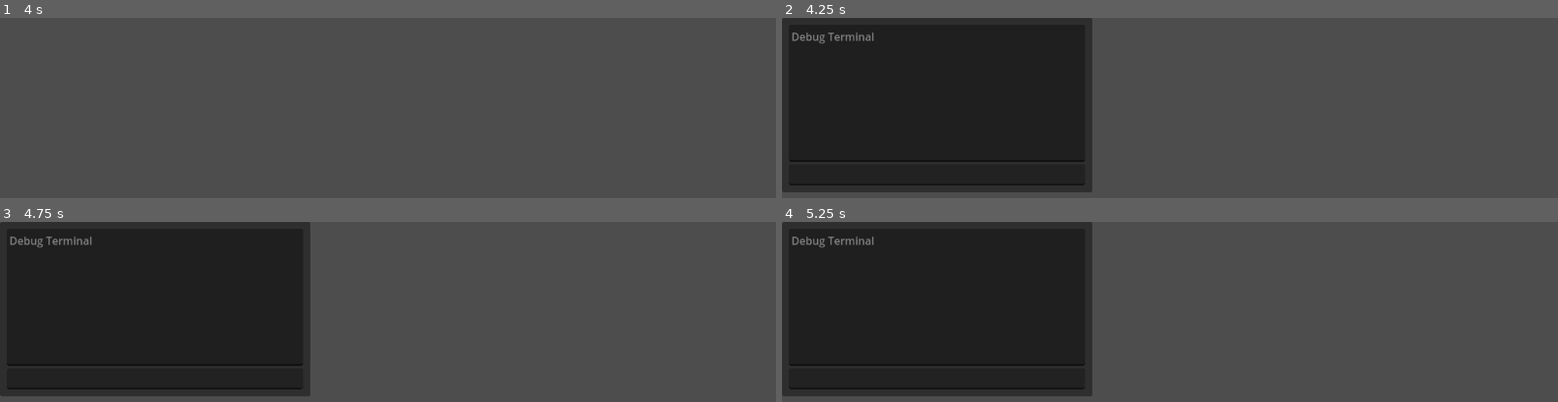
Above: before the commit, frames 1-4 (two rows, left to right).
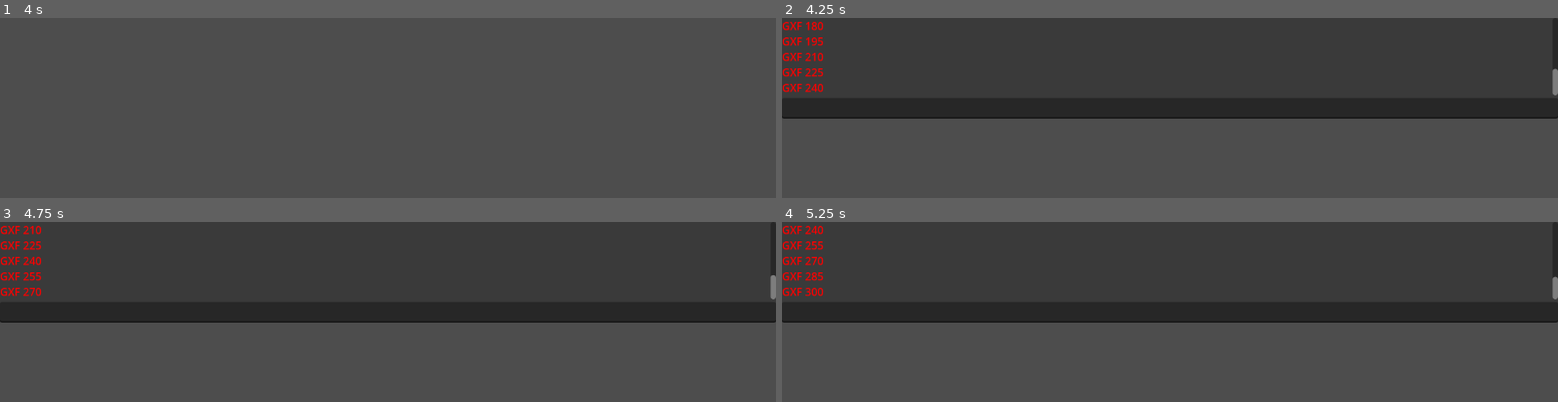
Above: after the commit, the same moments.

Repository: jintachi/gwj87
Game: Godot game, scene res://scenes/main.tscn
The game is run twice, just before and just after one commit, with the same random seed, the same clock (stepped at 60 frames per second) and the same inputs.
Inputs:
- Up to frame 1 (4 s): tap Enter at 0.5, 2, 3.5 s; hold Right (ui_right) 0.53-1.28 s; tap Space at 1.25, 2.75 s; hold Down (ui_down) 1.28-2.03 s; hold Right (ui_right) 2.03-2.78 s; hold Up (ui_up) 2.78-3.53 s; hold Left (ui_left) from 3.53 s (still down)
- Up to frame 2 (4.25 s): keep holding Left (ui_left); tap ` (debug) at 4.15 s
- Up to frame 3 (4.75 s): keep holding Left (ui_left)
- Up to frame 4 (5.25 s): tap Space at 5 s; release Left (ui_left) at 5.03 s; hold Down (ui_down) from 5.03 s (still down)

Frame 1 is identical in both runs. In frame 2, 39% of the frame differs, in the area x 0-100%, y 0-97%; in frame 3, 39%; in frame 4, 39%.

Commit message:
Command Console, Save Data, Entity, Effects, Player base, git addon

Diff:
--- a/autoloads/debug/debug.gd
+++ /dev/null
@@ -1,65 +0,0 @@
-## The Debug terminal for most if not all debug handling.
-## Used by adding commands as methods to this script.
-extends CanvasLayer
-
-#region Variables
-@export var text_box : TextEdit
-@export var text_line : LineEdit
-
-var text : String = "Debug Terminal"
-#endregion
-
-#region Built-Ins
-func _ready() -> void:
-	text_box.set_line(0, text)
-
-func _input(event: InputEvent) -> void:
-	if event.is_action_pressed(&"debug"):
-		if visible:
-			hide()
-		else:
-			show()
-#endregion
-
-#region Helpers
-func _add_line(new_text: String) -> void:
-	text_box.set_line(text_box.get_line_count(), new_text)
-#endregion
-
-#region Signal Callbacks
-func _on_text_submit(new_text: String) -> void:
-	text_line.text = ""
-	if new_text[0] == "/":
-		var command_text := new_text.split("/")[1]
-		var command := command_text.split(" ")
-		var command_name := command[0]
-		var args : Array[String] = []
-		if command.size() > 1:
-			args = command.slice(1)
-
-		if self.has_method(command_name):
-			var callable = Callable(self, command_name)
-			callable.call(args)
-		else:
-			_add_line("There is no command by the name %s" % command_name)
-	else:
-		_add_line("That was not a command, please use /")
-
-	text_box.text = text
-	text_box.scroll_vertical = text_box.get_line_count() - 1
-#endregion
-
-#region Commands
-# Basic idea is to add a method and then it essentially becomes a command because of how _on_text_submit works
-
-## When called it will either provide a list of available commands or give information about a particular command
-func help(args: Array[String]) -> void:
-	if args.size() == 0:
-		var command_list : Array[String] = [
-			"help"
-		]
-
-		_add_line("List of Available Commands:")
-		for command in command_list:
-			_add_line("%s" % command)
-#endregion
--- a/autoloads/debug/debug.tscn
+++ /dev/null
@@ -1,39 +0,0 @@
-[gd_scene load_steps=2 format=3 uid="uid://7dkukoab0mvt"]
-
-[ext_resource type="Script" uid="uid://bu6p8yohxqbyb" path="res://autoloads/debug/debug.gd" id="1_nhwjj"]
-
-[node name="Debug" type="CanvasLayer" node_paths=PackedStringArray("text_box", "text_line")]
-visible = false
-script = ExtResource("1_nhwjj")
-text_box = NodePath("PanelContainer/MarginContainer/VBoxContainer/TextEdit")
-text_line = NodePath("PanelContainer/MarginContainer/VBoxContainer/LineEdit")
-
-[node name="PanelContainer" type="PanelContainer" parent="."]
-anchors_preset = -1
-anchor_right = 0.4
-anchor_bottom = 0.4
-
-[node name="MarginContainer" type="MarginContainer" parent="PanelContainer"]
-layout_mode = 2
-theme_override_constants/margin_left = 10
-theme_override_constants/margin_top = 10
-theme_override_constants/margin_right = 10
-theme_override_constants/margin_bottom = 10
-
-[node name="VBoxContainer" type="VBoxContainer" parent="PanelContainer/MarginContainer"]
-layout_mode = 2
-
-[node name="TextEdit" type="TextEdit" parent="PanelContainer/MarginContainer/VBoxContainer"]
-layout_mode = 2
-size_flags_horizontal = 3
-size_flags_vertical = 3
-editable = false
-wrap_mode = 1
-scroll_fit_content_width = true
-
-[node name="LineEdit" type="LineEdit" parent="PanelContainer/MarginContainer/VBoxContainer"]
-layout_mode = 2
-size_flags_horizontal = 3
-keep_editing_on_text_submit = true
-
-[connection signal="text_submitted" from="PanelContainer/MarginContainer/VBoxContainer/LineEdit" to="." method="_on_text_submit"]
--- /dev/null
+++ b/autoloads/debug/debug_console.gd
@@ -0,0 +1,76 @@
+extends CanvasLayer
+class_name DebugConsole
+
+static var instance : DebugConsole
+var expression = Expression.new()
+@onready var input : LineEdit = $Container/VBoxContainer/LineEdit
+@onready var out : RichTextLabel = $Container/VBoxContainer/RichTextLabel
+
+func _input(event: InputEvent) -> void:
+	if event.is_action_pressed(&"debug"):
+		if visible:
+			hide()
+		else:
+			show()
+#endregion
+
+# this could be its own thing I guess, TODO: to be cleaned up
+class CustomLogger extends Logger:
+	func _log_message(message: String, error: bool) -> void:
+		if !DebugConsole.instance:
+			return
+		if error:
+			DebugConsole.instance.out.text += "[color=red]" + message + "[/color]"
+		else:
+			DebugConsole.instance.out.text += message
+		pass
+
+	func _log_error(
+			_function: String,
+			_file: String,
+			_line: int,
+			_code: String,
+			rationale: String,
+			_editor_notify: bool,
+			_error_type: int,
+			_script_backtraces: Array[ScriptBacktrace]
+	) -> void:
+		if !DebugConsole.instance:
+			return
+		DebugConsole.instance.out.text += "[color=red]" + rationale + "[/color]"
+
+func _init() -> void:
+	instance = self
+	visible = false
+	OS.add_logger(CustomLogger.new())
+
+func _ready() -> void:
+	input.text_submitted.connect(parse_command)
+
+func parse_command(command) -> void:
+	var error = expression.parse(command)
+	if error != OK:
+		out.text += "[color=red]" + expression.get_error_text() + "[/color]\n"
+		return
+	var result = expression.execute([], self)
+	if !expression.has_execute_failed():
+		out.text += "[color=gray]>"+input.text+"[/color]\n"
+		input.clear()
+		if result:
+			out.text += ">" + str(result) + "\n"
+	else:
+		out.text += "[color=red]" + expression.get_error_text() + "[/color]\n"
+		return
+
+func saveManager() -> SaveManager: return SaveManager
+
+func save() -> void:
+	if !SaveManager.myData:
+		SaveManager.myData = SaveData.new()
+		SaveManager.myData.foo = "ABC"
+		SaveManager.myData.testing = randi_range(0, 10000)
+
+	SaveManager.save_data(SaveManager.myData)
+
+func load() -> void:
+	SaveManager.myData = SaveManager.load_data()
--- /dev/null
+++ b/autoloads/debug/debug_console.tscn
@@ -0,0 +1,41 @@
+[gd_scene load_steps=2 format=3 uid="uid://dx3bthim2yljl"]
+
+[ext_resource type="Script" uid="uid://cwt4cxtlvxxft" path="res://autoloads/debug/debug_console.gd" id="1_e7lqv"]
+
+[node name="DebugConsole" type="CanvasLayer"]
+script = ExtResource("1_e7lqv")
+
+[node name="Container" type="Control" parent="."]
+custom_minimum_size = Vector2(0, 150)
+layout_mode = 3
+anchors_preset = 10
+anchor_right = 1.0
+grow_horizontal = 2
+
+[node name="ColorRect" type="ColorRect" parent="Container"]
+layout_mode = 1
+anchors_preset = 15
+anchor_right = 1.0
+anchor_bottom = 1.0
+grow_horizontal = 2
+grow_vertical = 2
+color = Color(0, 0, 0, 0.23529412)
+
+[node name="VBoxContainer" type="VBoxContainer" parent="Container"]
+layout_mode = 1
+anchors_preset = 15
+anchor_right = 1.0
+anchor_bottom = 1.0
+grow_horizontal = 2
+grow_vertical = 2
+size_flags_horizontal = 3
+size_flags_vertical = 3
+
+[node name="RichTextLabel" type="RichTextLabel" parent="Container/VBoxContainer"]
+layout_mode = 2
+size_flags_vertical = 3
+bbcode_enabled = true
+scroll_following = true
+
+[node name="LineEdit" type="LineEdit" parent="Container/VBoxContainer"]
+layout_mode = 2
--- /dev/null
+++ b/autoloads/saving/save_data.gd
@@ -0,0 +1,13 @@
+extends Resource
+class_name SaveData
+
+signal save
+
+# and you're supposed to set all of these when save signal is emitted
+@export var testing : int = 0
+@export var testin2 : int = 1
+@export var foo : String = "Hello"
+var savedNode : SavedNode
+
+func save_all() -> void:
+	save.emit()
--- a/autoloads/saving/save_manager.gd
+++ b/autoloads/saving/save_manager.gd
@@ -1,62 +1,40 @@
 extends Node
 
-# TODO: Personalize save system for Moonlit Cafe
+signal gameLoaded
+signal gameSaved # for popups or similar
+signal loadError
+signal saveError
 
-#region Variables
-var max_save_amount : int = 5 ## The maximum amount of saves allowed
-#endregion
+var myData : SaveData
 
-#region Built-Ins
-func _ready() -> void:
-	pass
-#endregion
+func set_owner_recursive(node: Node, new_owner: Node):
+	for child in node.get_children():
+		set_owner_recursive(child, new_owner)
+	node.set_owner(new_owner)
 
-#region Public Methods
-## Saves the game to a file "savegame.save", requires that nodes in saveable group have the save() function
-## else those nodes will be skipped in the saving process.
-func save_game() -> void:
-	var save_file : FileAccess = FileAccess.open("user://savegame.save", FileAccess.WRITE)
-	var save_nodes : Array[Node] = get_tree().get_nodes_in_group(&"saveable")
-
-	for node in save_nodes:
-		if node.scene_file_path.is_empty():
-			push_warning("Saveable node '%s' is not an instanced scene, skipped" % node.name)
-			continue
-
-		if !node.has_method("save"):
-			print("Saveable node '%s' is missing a save() function, skipped" % node.name)
-			continue
-
-		var node_data = node.call("save")
-		var json_string = JSON.stringify(node_data)
-
-		save_file.store_line(json_string)
-
-func load_game() -> void:
-	if not FileAccess.file_exists("user://savegame.save"):
+func save_data(data: SaveData, path: String = "savegame.save") -> void:
+	# if data is null, then throw!
+	data.save_all()
+	var save_file : FileAccess = FileAccess.open("user://"+path, FileAccess.WRITE)
+	if !save_file:
+		saveError.emit(FileAccess.get_open_error())
 		return
 
-	var save_nodes = get_tree().get_nodes_in_group("saveable")
-	for i in save_nodes:
-		i.queue_free()
+	if save_file.store_string(JSON.stringify(JSON.from_native(data, true))):
+		gameSaved.emit()
+	else:
+		saveError.emit(Error.ERR_CANT_CREATE)
 
-	var save_file = FileAccess.open("user://savegame.save", FileAccess.WRITE)
-	while save_file.get_position() < save_file.get_length():
-		var json_string = save_file.get_line()
+func load_data(path: String = "savegame.save") -> SaveData:
+	var full_path = "user://"+path;
+	if not FileAccess.file_exists(full_path):
+		loadError.emit(Error.ERR_DOES_NOT_EXIST);
+		return
 
-		var json = JSON.new()
-		var parse_result = json.parse(json_string)
-		if not parse_result == OK:
-			print("JSON Parse Error: %s in %s at line %s" % [json.get_error_message(), json_string, json.get_error_line()])
-			continue
-
-		var node_data = json.data
-
-		var new_object = load(node_data["filename"]).instantiate()
-		get_node(node_data["parent"]).add_child(new_object)
-
-		for i in node_data.keys():
-			if i == "filename" or i == "parent":
-				continue
-			new_object.set(i, node_data[i])
-#endregion
+	var save_file = FileAccess.open(full_path, FileAccess.READ)
+	if !save_file:
+		saveError.emit(FileAccess.get_open_error())
+		return
+	var data = JSON.to_native(JSON.parse_string(save_file.get_as_text()), true)
+	gameLoaded.emit()
+	return data
--- /dev/null
+++ b/autoloads/saving/saved_node.gd
@@ -0,0 +1,17 @@
+extends RefCounted
+class_name SavedNode
+
+var path : String
+
+func save(node: Node, save_path: String):
+	var scene = PackedScene.new()
+	SaveManager.set_owner_recursive(node, node)
+	scene.pack(node)
+	ResourceSaver.save(scene, save_path)
+	path = save_path
+
+func restore(parent: Node, save_path: String):
+	path = save_path
+	var scene = ResourceLoader.load(path, type_string(typeof(PackedScene))) as PackedScene
+	var instance = scene.instantiate(PackedScene.GEN_EDIT_STATE_INSTANCE)
+	parent.add_child(instance)
--- /dev/null
+++ b/mechanics/effects/effect.gd
@@ -0,0 +1,20 @@
+extends Node
+class_name Effect
+
+var priority : int = 0
+
+# takes instance of entity specific data as input and modifies it
+func compute(_data: Variant) -> void:
+	pass
+
+# same as on effect added
+# func _enter_tree() -> void:
+#	pass
+
+# same as on effect removed
+# func _exit_tree() -> void:
+#	pass
+
+# same as on effect process
+# func _process(_delta: float) -> void:
+#	pass
--- /dev/null
+++ b/mechanics/entities/entity.gd
@@ -0,0 +1,6 @@
+extends CharacterBody2D
+class_name Entity
+
+func get_effects() -> Array:
+	# node in group effect, that is not an effect, is an dev error, don't handle it!
+	return get_tree().get_nodes_in_group(&"effect").map(func(node) -> Effect: return node as Effect)
--- /dev/null
+++ b/mechanics/entities/living_entity.gd
@@ -0,0 +1,19 @@
+extends Entity
+class_name LivingEntity
+
+signal onHit
+
+@export var data : LivingEntityData
+var computed_data : LivingEntityData
+
+func _ready() -> void:
+	recompute_effects()
+
+func recompute_effects() -> void:
+	computed_data = data.duplicate(true)
+	for effect in get_effects():
+		effect.compute(computed_data)
+
+# TODO: It's not good
+func hit(damage: float) -> void:
+	onHit.emit(damage)
--- /dev/null
+++ b/mechanics/entities/living_entity_data.gd
@@ -0,0 +1,6 @@
+extends Resource
+class_name LivingEntityData
+
+@export var movement_speed : float = 1.0
+@export var health : float = 100.0
+@export var max_health : float = 100.0
--- /dev/null
+++ b/mechanics/entities/player.gd
@@ -0,0 +1,10 @@
+extends LivingEntity
+class_name Player
+
+func get_input():
+	var input_dir = Input.get_vector("ui_left", "ui_right", "ui_up", "ui_down")
+	velocity = input_dir * computed_data.movement_speed
+
+func _physics_process(delta):
+	get_input()
+	move_and_collide(velocity * delta)
--- /dev/null
+++ b/mechanics/inventory/inventory.gd
@@ -0,0 +1,4 @@
+extends Resource
+class_name Inventory
+
+@export var items : Array[InventoryItem]
--- /dev/null
+++ b/mechanics/inventory/inventory_item.gd
@@ -0,0 +1,6 @@
+extends Resource
+class_name InventoryItem
+
+@export var inventory : Inventory
+@export var name : String = "New Item"
+@export var description : String = "..."
--- a/project.godot
+++ b/project.godot
@@ -23,12 +23,17 @@
 SoundManager="*res://autoloads/audio/sound_manager.gd"
 GameGlobal="*res://autoloads/general/game_global.gd"
 GameGlobalEvents="*res://autoloads/general/game_global_events.gd"
-Debug="*res://autoloads/debug/debug.tscn"
+DebugConsoleScene="*res://autoloads/debug/debug_console.tscn"
 
 [display]
 
 window/size/resizable=false
 window/stretch/mode="viewport"
+
+[editor]
+
+version_control/plugin_name="GitPlugin"
+version_control/autoload_on_startup=true
 
 [file_customization]
 
@@ -46,6 +51,38 @@
 
 [input]
 
+ui_left={
+"deadzone": 0.5,
+"events": [Object(InputEventKey,"resource_local_to_scene":false,"resource_name":"","device":0,"window_id":0,"alt_pressed":false,"shift_pressed":false,"ctrl_pressed":false,"meta_pressed":false,"pressed":false,"keycode":4194319,"physical_keycode":0,"key_label":0,"unicode":0,"location":0,"echo":false,"script":null)
+, Object(InputEventJoypadButton,"resource_local_to_scene":false,"resource_name":"","device":0,"button_index":13,"pressure":0.0,"pressed":false,"script":null)
+, Object(InputEventJoypadMotion,"resource_local_to_scene":false,"resource_name":"","device":0,"axis":0,"axis_value":-1.0,"script":null)
+, Object(InputEventKey,"resource_local_to_scene":false,"resource_name":"","device":-1,"window_id":0,"alt_pressed":false,"shift_pressed":false,"ctrl_pressed":false,"meta_pressed":false,"pressed":false,"keycode":0,"physical_keycode":65,"key_label":0,"unicode":97,"location":0,"echo":false,"script":null)
+]
+}
+ui_right={
+"deadzone": 0.5,
+"events": [Object(InputEventKey,"resource_local_to_scene":false,"resource_name":"","device":0,"window_id":0,"alt_pressed":false,"shift_pressed":false,"ctrl_pressed":false,"meta_pressed":false,"pressed":false,"keycode":4194321,"physical_keycode":0,"key_label":0,"unicode":0,"location":0,"echo":false,"script":null)
+, Object(InputEventJoypadButton,"resource_local_to_scene":false,"resource_name":"","device":0,"button_index":14,"pressure":0.0,"pressed":false,"script":null)
+, Object(InputEventJoypadMotion,"resource_local_to_scene":false,"resource_name":"","device":0,"axis":0,"axis_value":1.0,"script":null)
+, Object(InputEventKey,"resource_local_to_scene":false,"resource_name":"","device":-1,"window_id":0,"alt_pressed":false,"shift_pressed":false,"ctrl_pressed":false,"meta_pressed":false,"pressed":false,"keycode":0,"physical_keycode":68,"key_label":0,"unicode":100,"location":0,"echo":false,"script":null)
+]
+}
+ui_up={
+"deadzone": 0.5,
+"events": [Object(InputEventKey,"resource_local_to_scene":false,"resource_name":"","device":0,"window_id":0,"alt_pressed":false,"shift_pressed":false,"ctrl_pressed":false,"meta_pressed":false,"pressed":false,"keycode":4194320,"physical_keycode":0,"key_label":0,"unicode":0,"location":0,"echo":false,"script":null)
+, Object(InputEventJoypadButton,"resource_local_to_scene":false,"resource_name":"","device":0,"button_index":11,"pressure":0.0,"pressed":false,"script":null)
+, Object(InputEventJoypadMotion,"resource_local_to_scene":false,"resource_name":"","device":0,"axis":1,"axis_value":-1.0,"script":null)
+, Object(InputEventKey,"resource_local_to_scene":false,"resource_name":"","device":-1,"window_id":0,"alt_pressed":false,"shift_pressed":false,"ctrl_pressed":false,"meta_pressed":false,"pressed":false,"keycode":0,"physical_keycode":87,"key_label":0,"unicode":119,"location":0,"echo":false,"script":null)
+]
+}
+ui_down={
+"deadzone": 0.5,
+"events": [Object(InputEventKey,"resource_local_to_scene":false,"resource_name":"","device":0,"window_id":0,"alt_pressed":false,"shift_pressed":false,"ctrl_pressed":false,"meta_pressed":false,"pressed":false,"keycode":4194322,"physical_keycode":0,"key_label":0,"unicode":0,"location":0,"echo":false,"script":null)
+, Object(InputEventJoypadButton,"resource_local_to_scene":false,"resource_name":"","device":0,"button_index":12,"pressure":0.0,"pressed":false,"script":null)
+, Object(InputEventJoypadMotion,"resource_local_to_scene":false,"resource_name":"","device":0,"axis":1,"axis_value":1.0,"script":null)
+, Object(InputEventKey,"resource_local_to_scene":false,"resource_name":"","device":-1,"window_id":0,"alt_pressed":false,"shift_pressed":false,"ctrl_pressed":false,"meta_pressed":false,"pressed":false,"keycode":0,"physical_keycode":83,"key_label":0,"unicode":115,"location":0,"echo":false,"script":null)
+]
+}
 debug={
 "deadzone": 0.2,
 "events": [Object(InputEventKey,"resource_local_to_scene":false,"resource_name":"","device":-1,"window_id":0,"alt_press …(191 unchanged characters)…
--- /dev/null
+++ b/scenes/playground.tscn
@@ -0,0 +1,41 @@
+[gd_scene load_steps=8 format=3 uid="uid://berpwfhtg3xm8"]
+
+[ext_resource type="Script" uid="uid://bc0nyx1kmau85" path="res://mechanics/entities/player.gd" id="1_qchbg"]
+[ext_resource type="Script" uid="uid://ca40jequl07s1" path="res://mechanics/entities/living_entity_data.gd" id="2_kddj0"]
+
+[sub_resource type="FastNoiseLite" id="FastNoiseLite_kddj0"]
+
+[sub_resource type="NoiseTexture2D" id="NoiseTexture2D_q8s1k"]
+noise = SubResource("FastNoiseLite_kddj0")
+
+[sub_resource type="Resource" id="Resource_q8s1k"]
+script = ExtResource("2_kddj0")
+movement_speed = 256.0
+metadata/_custom_type_script = "uid://ca40jequl07s1"
+
+[sub_resource type="PlaceholderTexture2D" id="PlaceholderTexture2D_qchbg"]
+size = Vector2(32, 48)
+
+[sub_resource type="CircleShape2D" id="CircleShape2D_kddj0"]
+radius = 16.0
+
+[node name="Main" type="Node"]
+
+[node name="Ground" type="Sprite2D" parent="."]
+position = Vector2(0, 24.500008)
+scale = Vector2(2.4765625, 1.5839844)
+texture = SubResource("NoiseTexture2D_q8s1k")
+
+[node name="Player" type="CharacterBody2D" parent="."]
+script = ExtResource("1_qchbg")
+data = SubResource("Resource_q8s1k")
+
+[node name="Sprite2D" type="Sprite2D" parent="Player"]
+texture = SubResource("PlaceholderTexture2D_qchbg")
+offset = Vector2(0, -24)
+
+[node name="Camera2D" type="Camera2D" parent="Player"]
+position_smoothing_speed = 60.0
+
+[node name="CollisionShape2D" type="CollisionShape2D" parent="Player"]
+shape = SubResource("CircleShape2D_kddj0")
Not shown, removed: assets/delete_me.txt
Not shown, removed: autoloads/debug/debug.gd.uid
Not shown, added: autoloads/debug/debug_console.gd.uid
Not shown, added: autoloads/saving/save_data.gd.uid
Not shown, added: autoloads/saving/saved_node.gd.uid
Not shown, changed: icon.svg.import
Not shown, removed: mechanics/delete_me.txt
Not shown, added: mechanics/effects/effect.gd.uid
Not shown, added: mechanics/entities/entity.gd.uid
Not shown, added: mechanics/entities/living_entity.gd.uid
Not shown, added: mechanics/entities/living_entity_data.gd.uid
Not shown, added: mechanics/entities/player.gd.uid
(and 2 more such lines)
